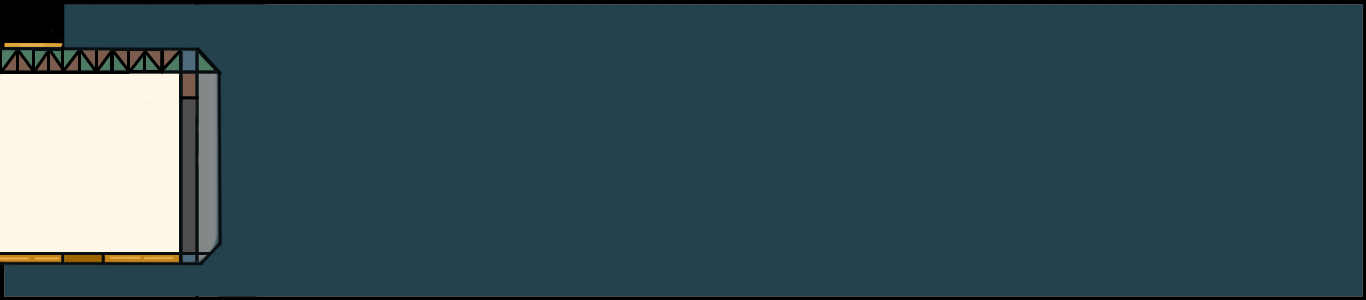
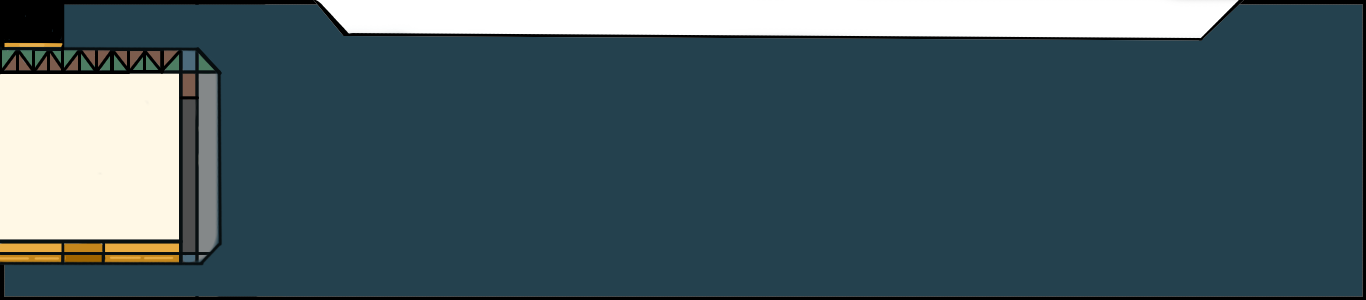
Layer changes from the first 1366×300 image to the second:
painted on "Слой 1" over [0, 0, 1244, 263]
painted on "Слой 3" over [0, 239, 183, 263]
painted on "Слой 4" over [0, 0, 512, 263]
